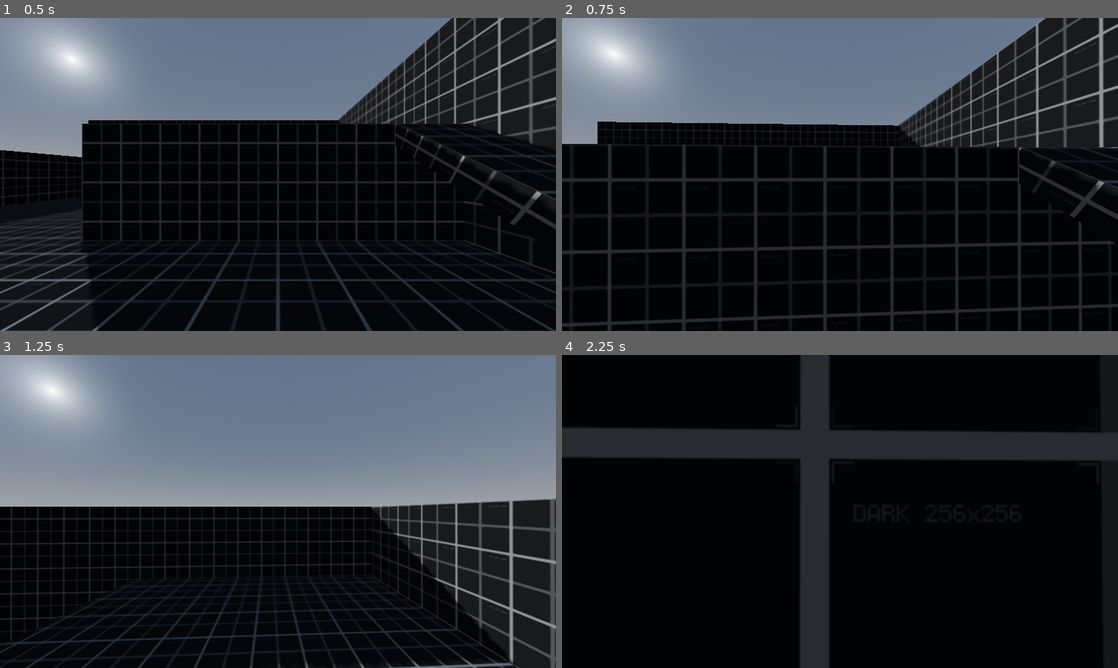
Above: before the commit, frames 1-4 (two rows, left to right).
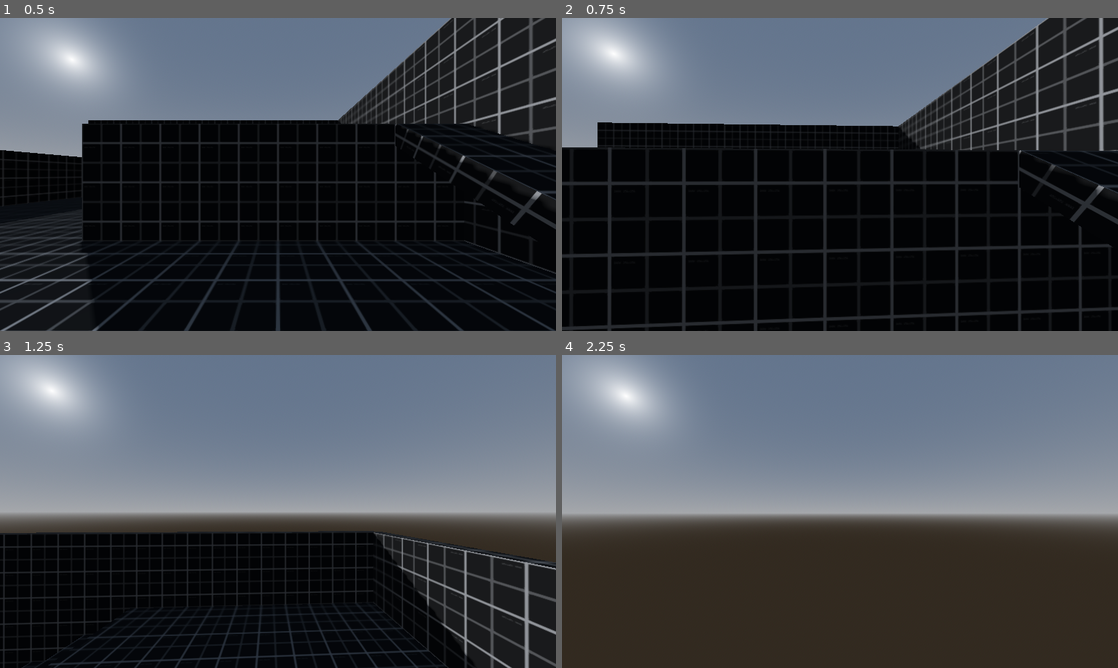
Above: after the commit, the same moments.

Repository: rbarongr/GodotFirstPersonController
Game: Godot game, scene res://Sandbox.tscn
Same seed, same stepped clock (60 frames per second), same inputs: the game is played once before the commit and once after it.
Inputs (mouse positions are in pixels of both pictures, inside the frame that each line leads up to):
- Up to frame 1 (0.5 s): no input
- Up to frame 2 (0.75 s): tap Enter at 0.5 s; move the mouse to (867, 174) at 0.52 s; hold W (move_forward) from 0.53 s (still down); tap Space (jump) at 0.6 s
- Up to frame 3 (1.25 s): keep holding W (move_forward); tap Space (jump) at 0.77, 1.07 s; tap Q (jump_secondary) at 0.8 s
- Up to frame 4 (2.25 s): keep holding W (move_forward); move the mouse to (812, 511) at 1.27 s; tap Q (jump_secondary) at 1.35 s; tap Space (jump) at 1.52, 1.55, 1.82 s; move the mouse to (851, 505) at 2.02 s; hold Ctrl (move_crouch) from 2.03 s (still down)

Frame 1 is identical in both runs. In frame 2, 8.1% of the frame differs, in the area x 0-100%, y 0-100%; in frame 3, 19%; in frame 4, 98%.

Commit message:
implemented jump-hold through holding spacebar

Diff:
--- a/Player/player.gd
+++ b/Player/player.gd
@@ -16,6 +16,7 @@
 @export_range(0.1, 3.0, 0.1) var jump_height_primary: float = 1.5 # m
 @export_range(0.1, 3.0, 0.1) var jump_height_secondary: float = 3
 @export var jump_secondary_allowed: bool = true
+@export var jump_hold_allowed: bool = true
 
 @export_range(0.1, 9.25, 0.05, "or_greater") var camera_sens: float = 4
 
@@ -23,6 +24,7 @@
 
 var jumping: bool = false
 var jumping_secondary: bool = false
+var jump_hold: bool = false
 
 var mouse_captured: bool = false
 
@@ -48,7 +50,10 @@
 	if Input.is_action_pressed("move_crouch"): speed = speed_crouched
 	if Input.is_action_just_released("move_crouch"): speed = speed_run
 
-	if Input.is_action_just_pressed("jump"): jumping = true
+	if Input.is_action_just_pressed("jump"):
+		jumping = true
+		jump_hold = true
+	if Input.is_action_just_released("jump"): jump_hold = false
 	if Input.is_action_just_pressed("jump_secondary"): jumping_secondary = true
 
 	if Input.is_action_just_pressed("exit"): get_tree().quit()
@@ -81,7 +86,10 @@
 	return walk_vel
 
 func _gravity(delta: float) -> Vector3:
-	grav_vel = Vector3.ZERO if is_on_floor() else grav_vel.move_toward(Vector3(0, velocity.y - gravity, 0), gravity * delta)
+	if jump_hold_allowed and jump_hold:
+		grav_vel = Vector3.ZERO
+	else:
+		grav_vel = Vector3.ZERO if is_on_floor() else grav_vel.move_toward(Vector3(0, velocity.y - gravity, 0), gravity * delta)
 	return grav_vel
 
 func _jump(delta: float) -> Vector3:
@@ -90,13 +98,12 @@
 
 		if is_on_floor():
 			jump_vel = Vector3(0, sqrt(4 * jump_height_primary * gravity), 0)
-			return jump_vel
 
-	if jump_secondary_allowed and jumping_secondary:
+	elif jump_secondary_allowed and jumping_secondary:
 		jumping_secondary = false
 
 		jump_vel = Vector3(0, sqrt(4 * jump_height_secondary * gravity), 0)
-		return jump_vel
+	else:
+		jump_vel = Vector3.ZERO if is_on_floor() else jump_vel.move_toward(Vector3.ZERO, gravity * delta)
 
-	jump_vel = Vector3.ZERO if is_on_floor() else jump_vel.move_toward(Vector3.ZERO, gravity * delta)
 	return jump_vel
--- a/Sandbox.tscn
+++ b/Sandbox.tscn
@@ -28,15 +28,7 @@
 transform = Transform3D(-0.678961, 0.262875, -0.685499, -0.027831, 0.923814, 0.38183, 0.733646, 0.278326, -0.619918, 0, 6.83834, 0)
 shadow_enabled = true
 
-[node name="Player" parent="." instance=ExtResource("1_mh60k")]
-speed_run = 10.0
-speed_walk = 5.0
-speed_crouched = 2.0
-speed_crouching = 20.0
-height_default = 1.5
-height_crouched = 0.5
-acceleration = 10000.0
-camera_sens = 4.0
+[node name="Player" parent="." instance=ExtResource("1_40jv3")]
 
 [node name="Platform" type="Node3D" parent="."]
 
Not shown: 1 places in Player/player.tscn that only renumber resources
Not shown: 2 places in Sandbox.tscn that only renumber resources
